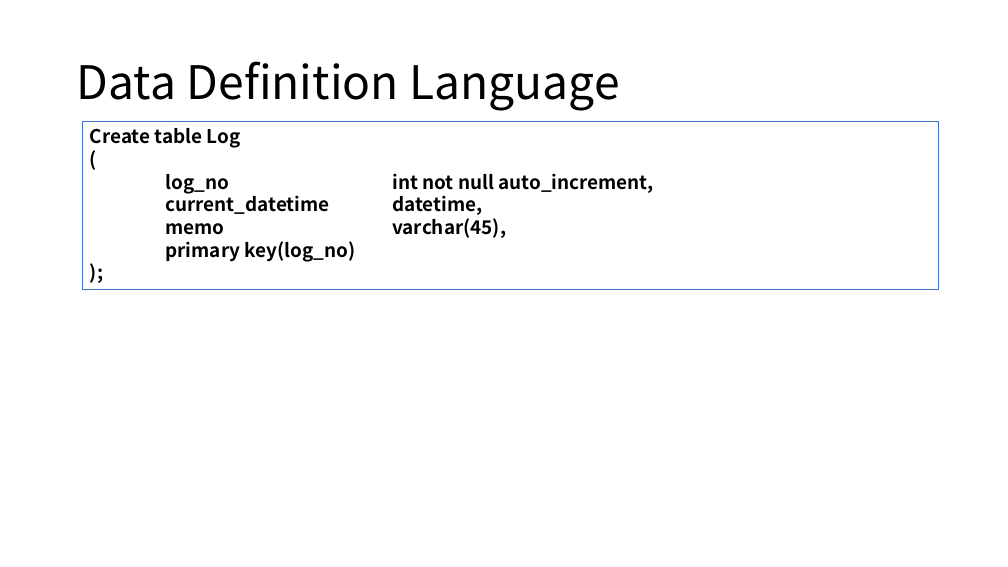
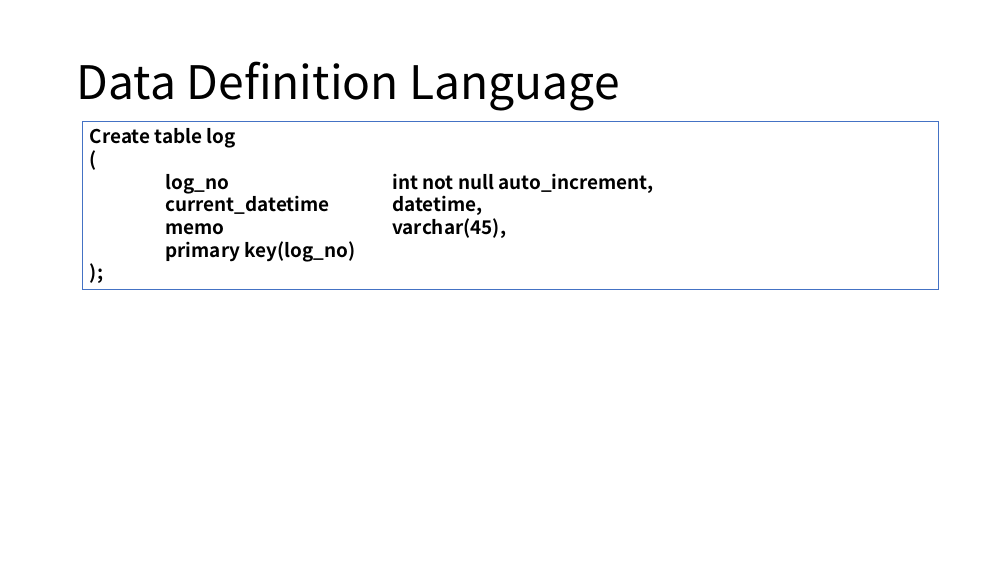
Before and after one commit to sjy286/raspberry_server, a slide deck: slide 9 of Rasp_data.pptx. Drawn at 1008x567 pixels with LibreOffice and Linux fonts; fonts in the diff are those of the drawing. Boxes give left, top, right and bottom in pixels: in the first picture for what was removed or moved away, otherwise in the second. Text is boxed around its words. In the diff, an @@ line names an element or a change of style, - is before the commit and + after.

```diff
--- a/Rasp_data.pptx
+++ b/Rasp_data.pptx
@@ text in rectangle at [90,128,236,148]: text changed @@
-Create table Log
+Create table log
```
Also in this commit, not shown: 9 other slides changed, 1 slide removed, 8 other files.
